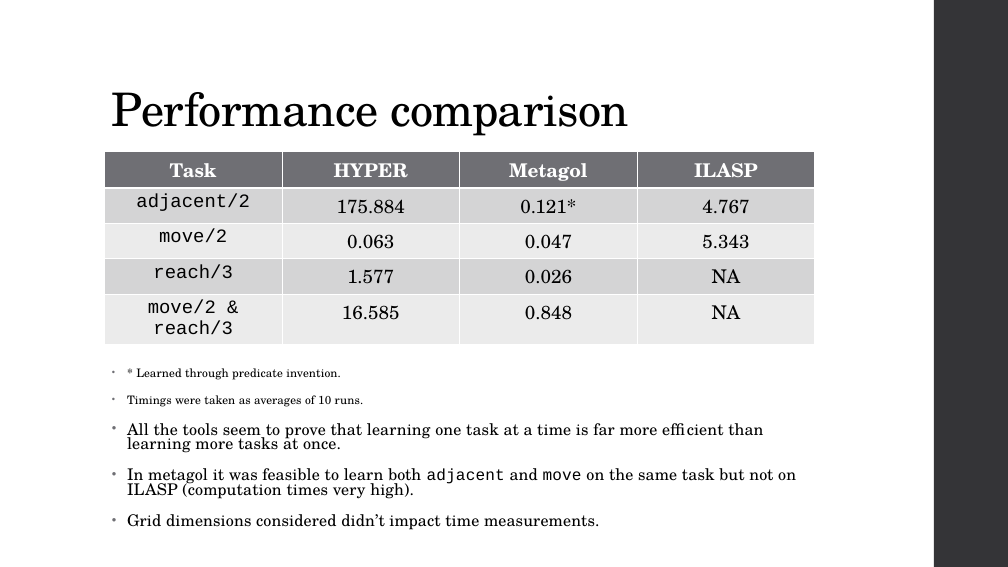
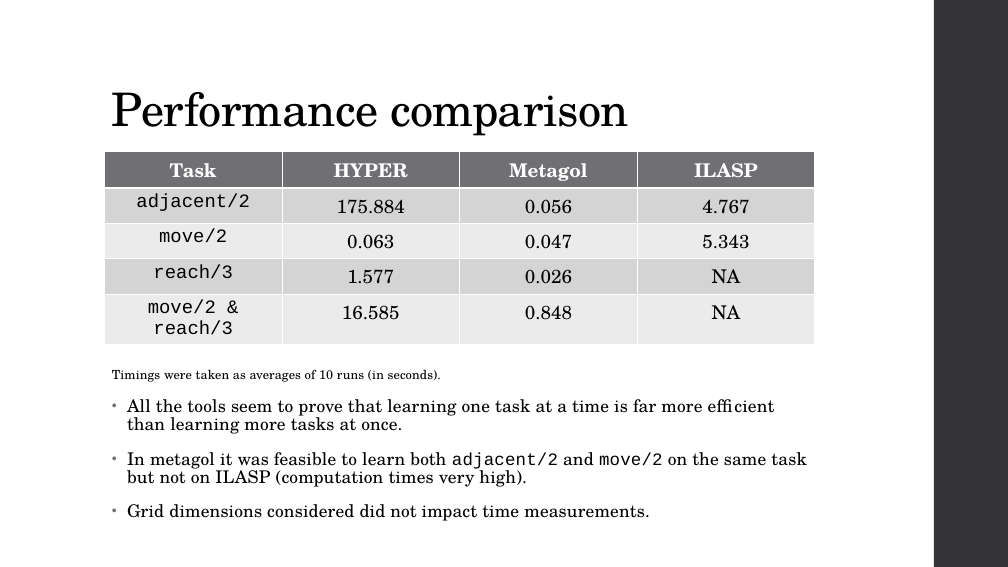
Before and after one commit to Alex-Dell1/ATAI_Maze_Project, a slide deck: slide 35 of ATAI_Presentation.pptx (slide 34 before the commit). Drawn at 1008x567 pixels with LibreOffice and Linux fonts; fonts in the diff are those of the drawing; background and template pictures are left out. Boxes give left, top, right and bottom in pixels: in the first picture for what was removed or moved away, otherwise in the second. Text is boxed around its words. In the diff, an @@ line names an element or a change of style, - is before the commit and + after.

Commit message:
Last edit presentation

```diff
--- a/ATAI_Presentation.pptx
+++ b/ATAI_Presentation.pptx
@@ table at (104,151,815,338) @@
-row 2, column 3: 0.121*
+row 2, column 3: 0.056
@@ text at (112,369,441,382): text changed; size 11.1 to 12 pt @@
-• * Learned through predicate invention.
-• Timings were taken as averages of 10 runs.
+Timings were taken as averages of 10 runs (in seconds).
@@ text at (127,399,702,434): size 15.3 to 16.6 pt in "All the tools seem to prove that ..."; line spacing 0.75 to 0.85 @@
@@ text at (127,452,806,521): text changed; size 15.3 to 16.6 pt @@
-• In metagol it was feasible to learn both adjacent and move on the same task but not on ILASP (computation times very high).
-• Grid dimensions considered didn’t impact time measurements.
+• In metagol it was feasible to learn both adjacent/2 and move/2 on the same task but not on ILASP (computation times very high).
+• Grid dimensions considered did not impact time measurements.
```
Also in this commit, not shown: 2 other slides changed, 1 slide added.
